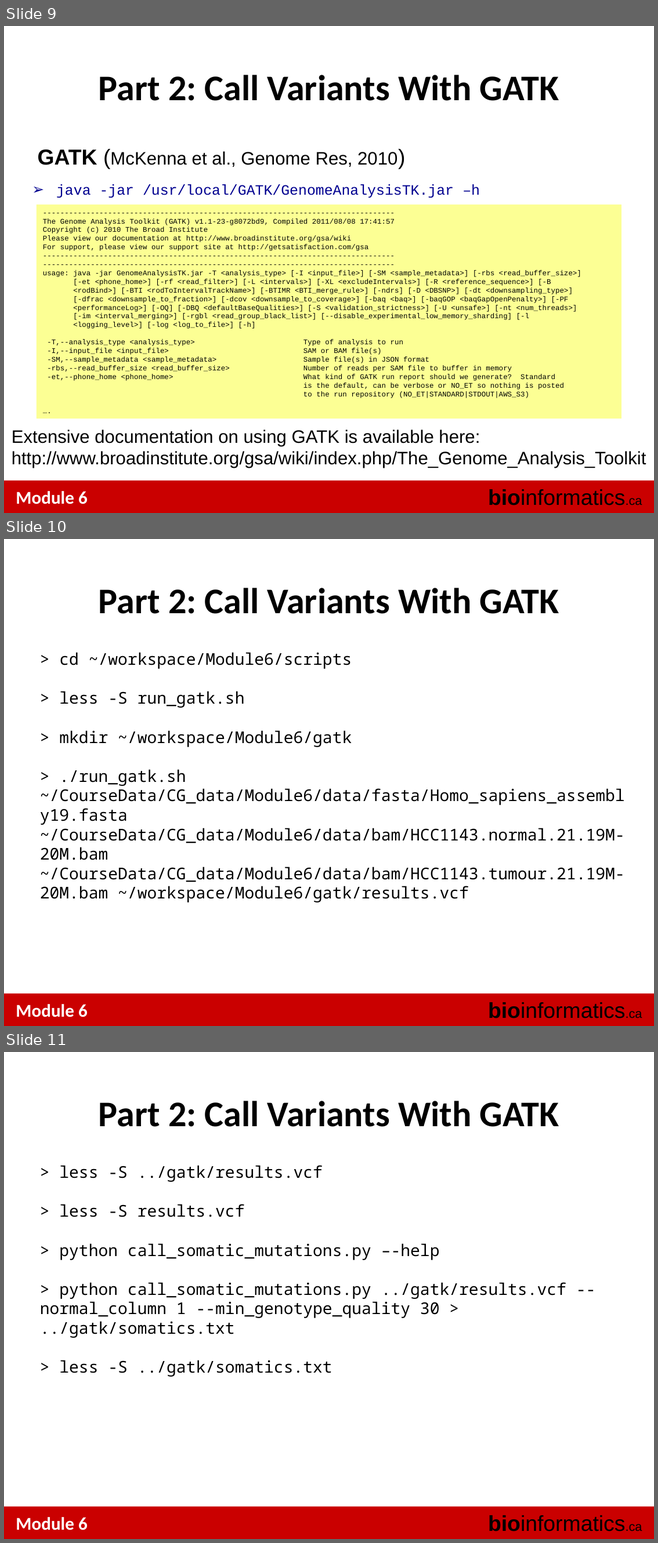
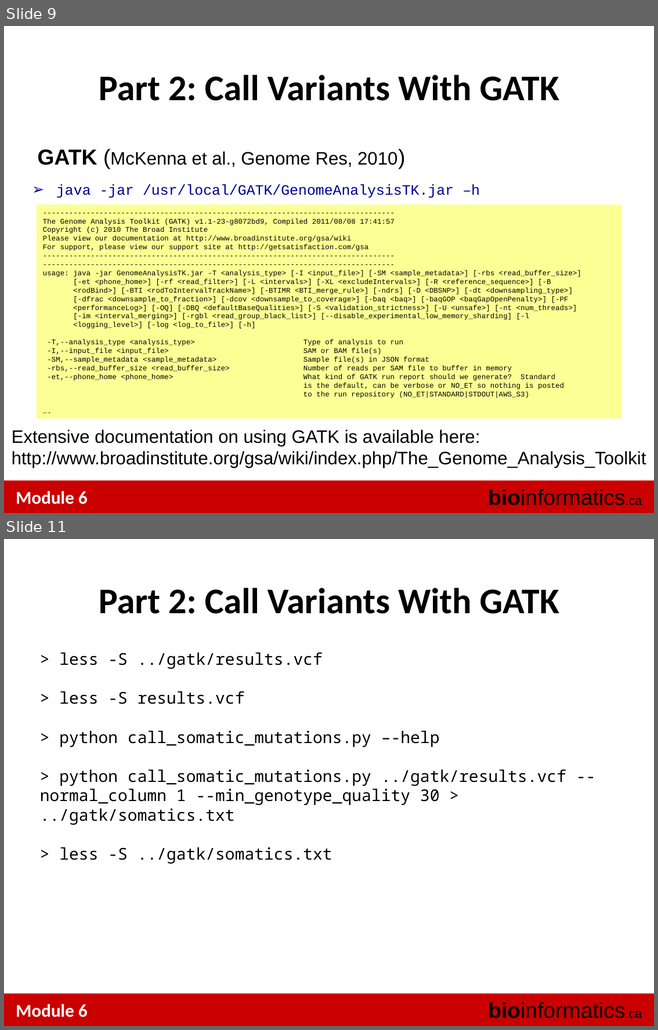
Before and after one commit to tinyheero/BICG-2016, a slide deck: snvs/content/BiCG_2012_Module6_Lab_shah.ppt. Shown one above the other, each under a label of ours: slides 9, 10 and 11 before the commit, slides 9 and 11 after it; the slides between them are not shown. The pictures are 658x1543 and 658x1030 pixels, drawn with LibreOffice and Linux fonts; fonts in the diff are those of the drawing. Boxes give left, top, right and bottom in pixels: in the first picture for what was removed or moved away, otherwise in the second. Text is boxed around its words. In the diff, an @@ line names an element or a change of style, - is before the commit and + after.

Commit message:
vcf

```diff
--- a/snvs/content/BiCG_2012_Module6_Lab_shah.ppt
+++ b/snvs/content/BiCG_2012_Module6_Lab_shah.ppt
@@ slide 10 removed at box(4, 539, 654, 1026), background #FFFFFF; not listed: 3 template elements that a slide beside it also shows @@
@@ text removed at box(99, 588, 559, 614) @@
-Part 2: Call Variants With GATK
@@ text removed at box(40, 652, 625, 903) @@
-> cd ~/workspace/Module6/scripts
-> less -S run_gatk.sh
-> mkdir ~/workspace/Module6/gatk
-> ./run_gatk.sh ~/CourseData/CG_data/Module6/data/fasta/Homo_sapiens_assembly19.fasta ~/CourseData/CG_data/Module6/data/bam/HCC1143.normal.21.19M-20M.bam ~/CourseData/CG_data/Module6/data/bam/HCC1143.tumour.21.19M-20M.bam ~/workspace/Module6/gatk/results.vcf
```
Also in this commit, not shown: 1 slide added.
